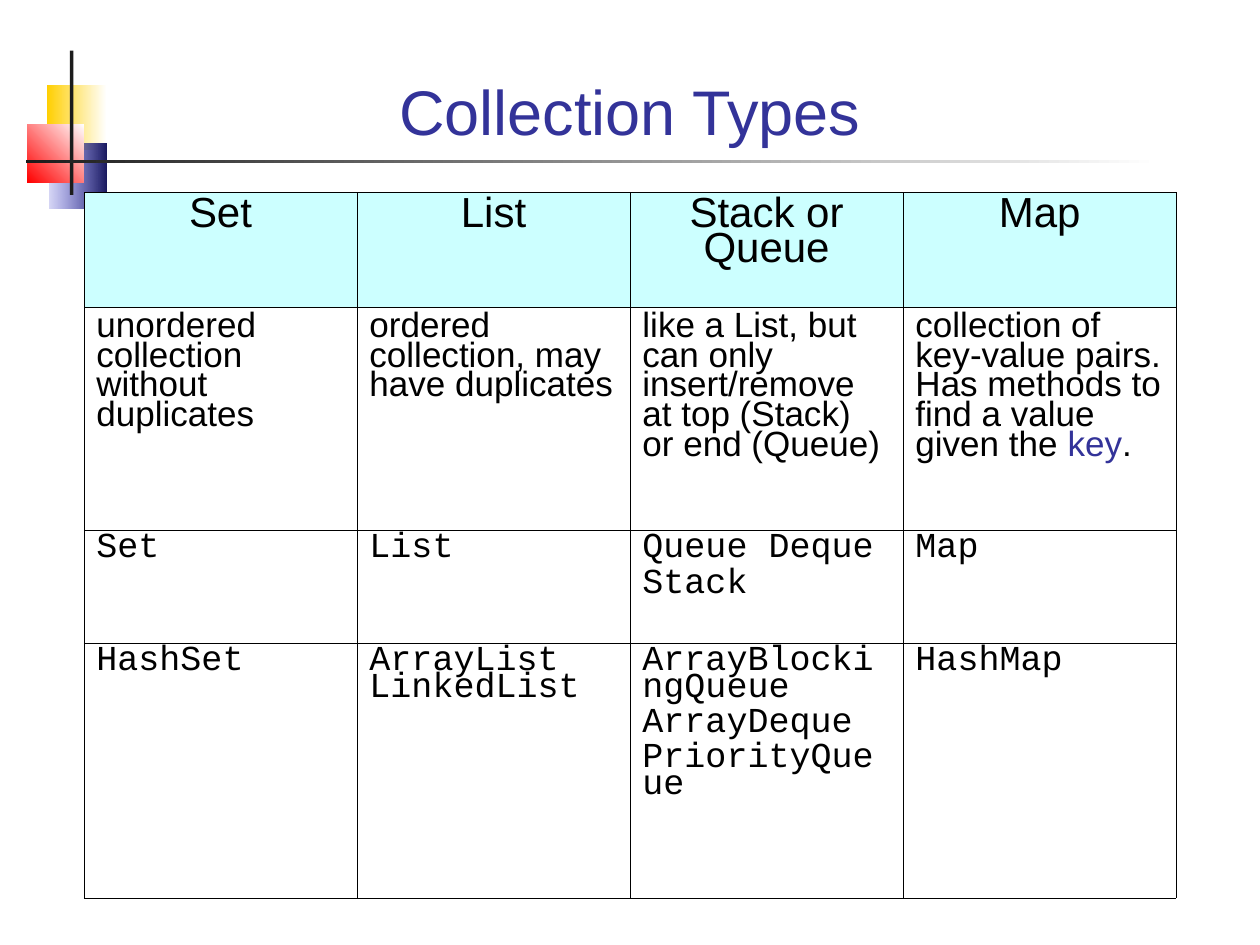
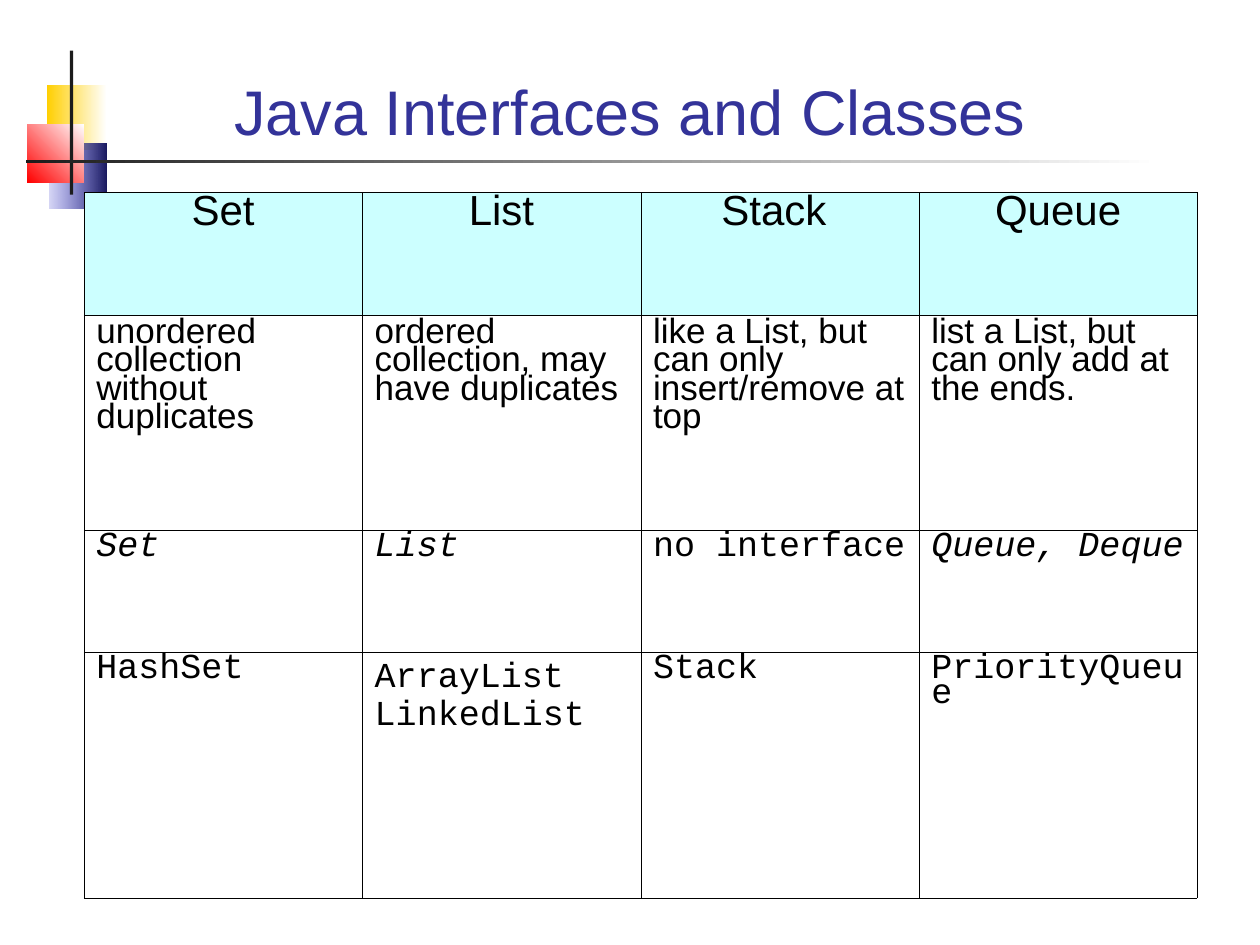
Before and after one commit to skeoop/skeoop.github.io, a slide deck: slide 4 of week3/Collections.ppt. Drawn at 1260x945 pixels with LibreOffice and Linux fonts; fonts in the diff are those of the drawing. Boxes give left, top, right and bottom in pixels: in the first picture for what was removed or moved away, otherwise in the second. Text is boxed around its words. In the diff, an @@ line names an element or a change of style, - is before the commit and + after.

```diff
--- a/week3/Collections.ppt
+++ b/week3/Collections.ppt
@@ title at [234,89,1025,136]: text changed @@
-Collection Types
+Java Interfaces and Classes
@@ table at [84,193,1198,898] @@
-row 1, column 3: Stack or Queue
+row 1, column 3: Stack
-row 1, column 4: Map
+row 1, column 4: Queue
-row 2, column 3: like a List, but can only insert/remove at top (Stack) or end (Queue)
+row 2, column 3: like a List, but can only insert/remove at top
-row 2, column 4: collection of key-value pairs. Has methods to find a value given the key.
+row 2, column 4: list a List, but can only add at the ends.
-row 3, column 3: Queue Deque / Stack
+row 3, column 3: no interface
-row 3, column 4: Map
+row 3, column 4: Queue, Deque
-row 4, column 3: ArrayBlockingQueue / ArrayDeque / PriorityQueue
+row 4, column 3: Stack
-row 4, column 4: HashMap
+row 4, column 4: PriorityQueue
@@ italic on in "Set", "List" @@
@@ line spacing 0.76 to 0.72 @@
@@ line spacing 0.67 to 0.64 @@
@@ line spacing 0.67 to 0.96 @@
@@ table: place and size @@
-table at [84,193,1178,898]
+table at [84,193,1198,898]
```
Also in this commit, not shown: 8 other slides changed, 5 slides added, 3 other files.
